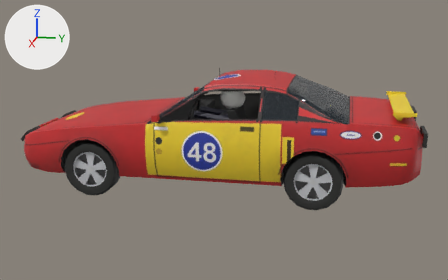
The glTF model public/cars/field/models/48.glb: old version first, new version second.
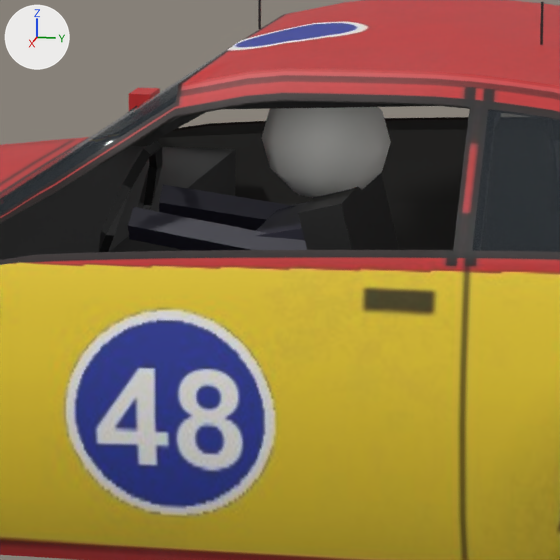
Each version appears first whole from a 50 mm camera at (7.37, 1.6, 2.38) aimed at (0.04, 0.14, 0.55), and next in a close-up on the part from 38% to 62% of the width and 25% to 64% of the height. Arrows for +X, +Y and +Z are at upper left; the lights stay in place. The first two pictures are the older version. Vertices at exactly the same position are counted once.

The older version as bpy lines, for what is in view:
```python
me_body_mesh = bpy.data.meshes.new('body_mesh')
me_body_mesh.from_pydata(...)  # 3223 vertices, 5956 faces; spans x -1.01..1.01, y -2.26..2.45, z 0.21..1.43
# faces by material slot: [5652, 304]
me_body_mesh.materials.append(mat_car48_livery)  # picture img_48_livery
me_body_mesh.materials.append(mat_car48_glass)  # dark blue #232c33
ob_body = bpy.data.objects.new('body', me_body_mesh)
ob_body.location = (0.0, 0.0, 0.0)
```
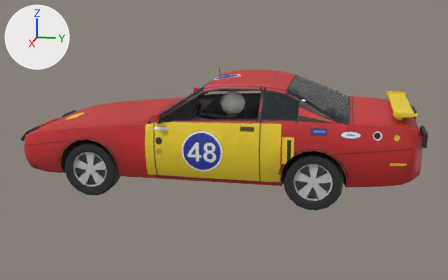
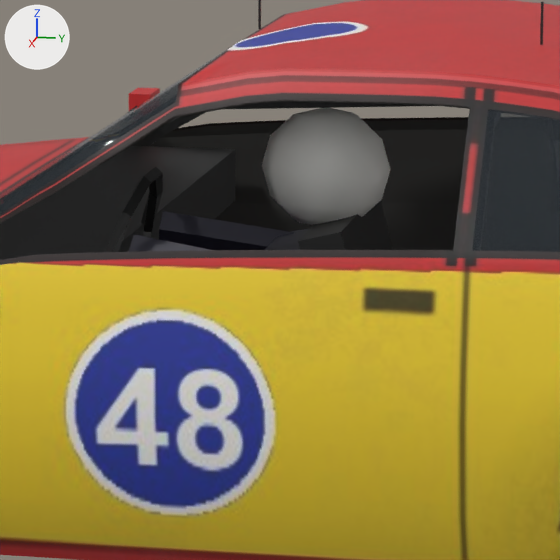
The edits, one by one:
me_body_mesh has 3223 vertices, 5956 faces and spans x -1.01..1.01, y -2.26..2.45, z 0.21..1.43.
me_body_mesh is used by ob_body; location (0.0, 0.0, 0.0).
me_body_mesh part 1: the loose piece of 42 vertices spanning x 0.23..0.49, y 0.15..0.45, z 1.0..1.28 is moved by (0.0, 0.0, -0.06).
me_body_mesh part 2: 187 of 3223 vertices moved; they spanned x -0.87..0.87, y -0.57..0.73, z 0.32..1.31 and now span x -0.87..0.87, y -0.57..0.73, z 0.26..1.31; mean shift (0.0, 0.0, -0.03); largest move (0.87, 0.72, 0.75) -> (-0.57, -0.04, 1.21).

Boxes (x1, y1, x2, y2) around the edits, measured in the close-ups (560 x 560 px; the box of a moved part takes in the faces that stretch with it):
part 1 of me_body_mesh, moved or reshaped: before (262, 107, 391, 198); after (262, 108, 390, 225)
part 2 of me_body_mesh, moved or reshaped: before (0, 102, 435, 260); after (105, 112, 393, 252)
